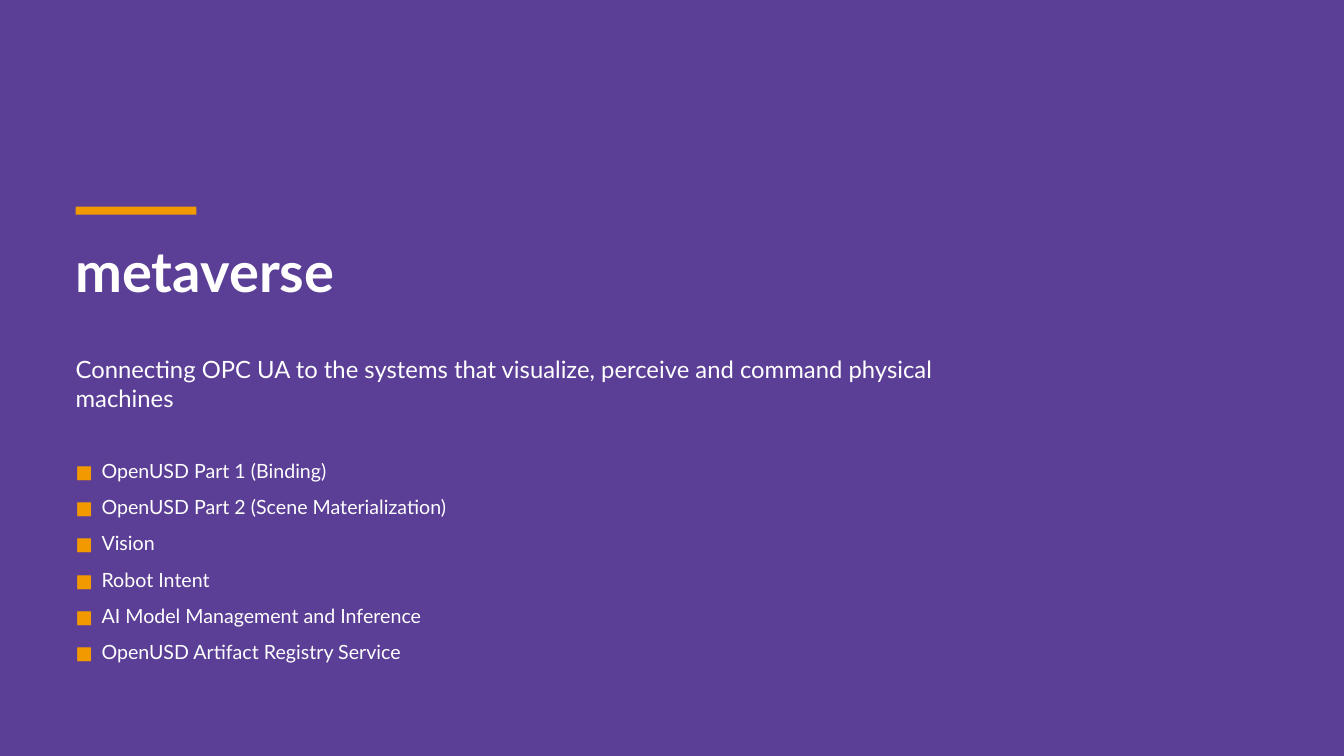
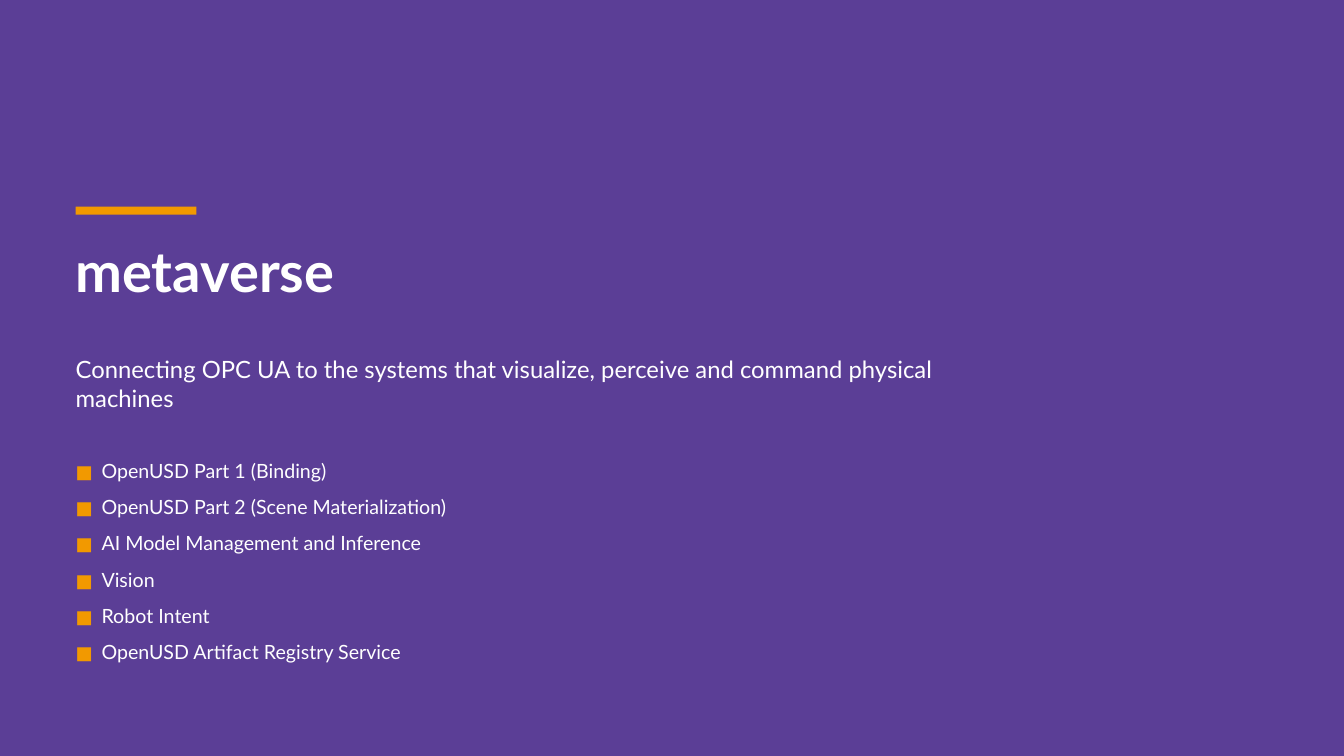
Before and after one commit to marcschier/opcua-drafts, a slide deck: slide 71 of decks/OPC-UA-Drafts-Overview.pptx (slide 48 before the commit). Drawn at 1344x756 pixels with LibreOffice and Linux fonts; fonts in the diff are those of the drawing. Boxes give left, top, right and bottom in pixels: in the first picture for what was removed or moved away, otherwise in the second. Text is boxed around its words. In the diff, an @@ line names an element or a change of style, - is before the commit and + after.

```diff
--- a/decks/OPC-UA-Drafts-Overview.pptx
+++ b/decks/OPC-UA-Drafts-Overview.pptx
@@ text "■ AI Model Management and ..." moved from (x1=102, y1=608, x2=421, y2=627) to (x1=102, y1=535, x2=421, y2=554) @@
@@ text "■ Vision" moved from (x1=102, y1=536, x2=155, y2=550) to (x1=102, y1=573, x2=155, y2=587) @@
@@ text "■ Robot Intent" moved from (x1=102, y1=572, x2=209, y2=587) to (x1=102, y1=608, x2=209, y2=623) @@
```
Also in this commit, not shown: 103 other slides changed, 32 other files.
